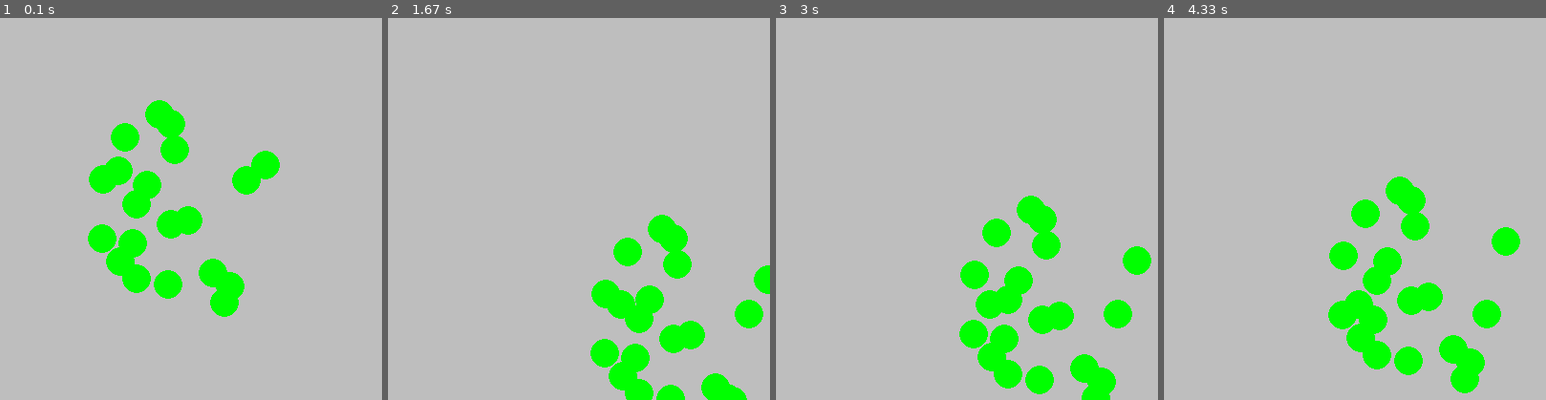
Above: before the commit, frames 1-4 (left to right).
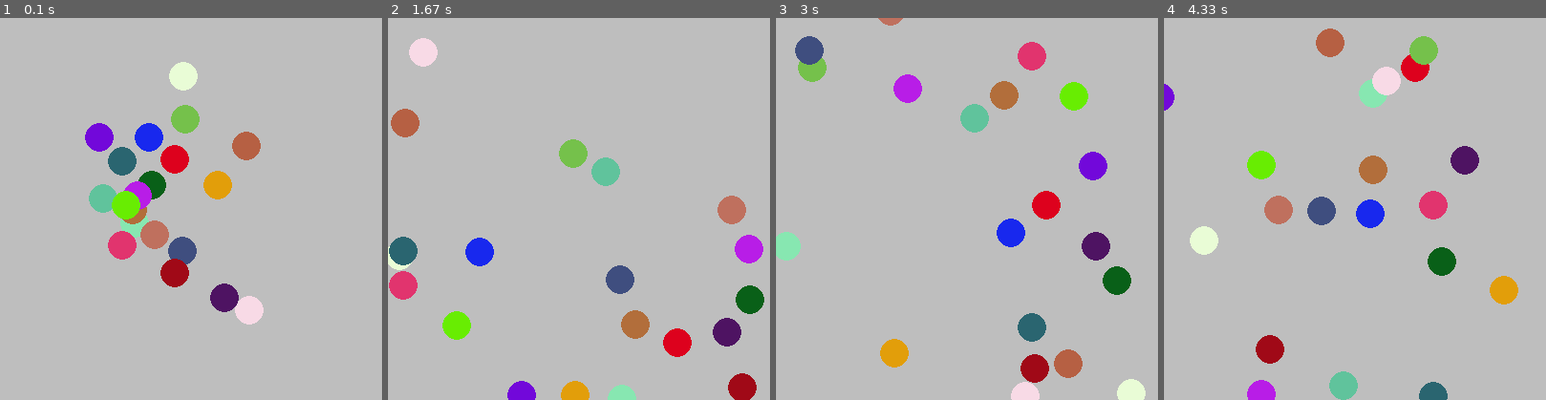
Above: after the commit, the same moments.

Repository: Rosebotics/catapult2019
Game: pygame game, started from learningPygame/Annelise/04-BouncingBall/BouncingBall.py
The game is run twice, just before and just after one commit, with the same random seed, the same clock (stepped at 60 frames per second) and the same inputs.
Inputs:
- Up to frame 1 (0.1 s): no input
- Up to frame 2 (1.67 s): no input
- Up to frame 3 (3 s): no input
- Up to frame 4 (4.33 s): no input

The runs differ from the first frame. In frame 1, 13% of the frame differs, in the area x 22-74%, y 11-81%; in frame 2, 14%; in frame 3, 15%; in frame 4, 15%, in the area x 0-94%, y 2-100%.

Commit message:
notes updated for 04

Diff:
--- a/learningPygame/Annelise/04-BouncingBall/BouncingBall.py
+++ b/learningPygame/Annelise/04-BouncingBall/BouncingBall.py
@@ -10,11 +10,12 @@
         self.screen = screen
         self.x = x
         self.y = y
-        self.speed_x = 10
-        self.speed_y = 10
+        self.speed_x = random.randint(1, 15)
+        self.speed_y = random.randint(1, 15)
+        self.color = (random.randint(0, 255), random.randint(0, 255), random.randint(0, 255))
 
     def draw(self):
-        pygame.draw.circle(self.screen, (0, 255, 0), (self.x, self.y), 15)
+        pygame.draw.circle(self.screen, self.color, (self.x, self.y), 15)
 
     def move(self):
         self.y = self.y + self.speed_y
Not shown, changed: learningPygame/Annelise/My Notes
